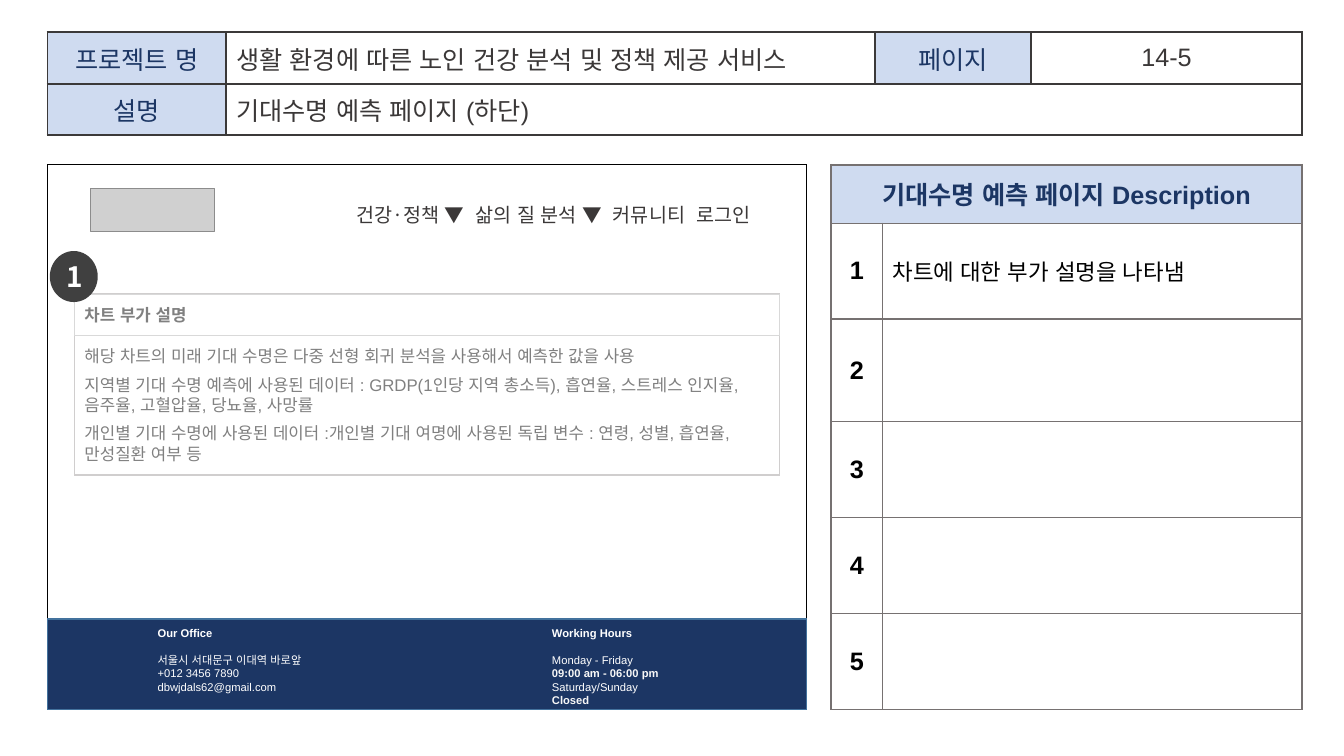
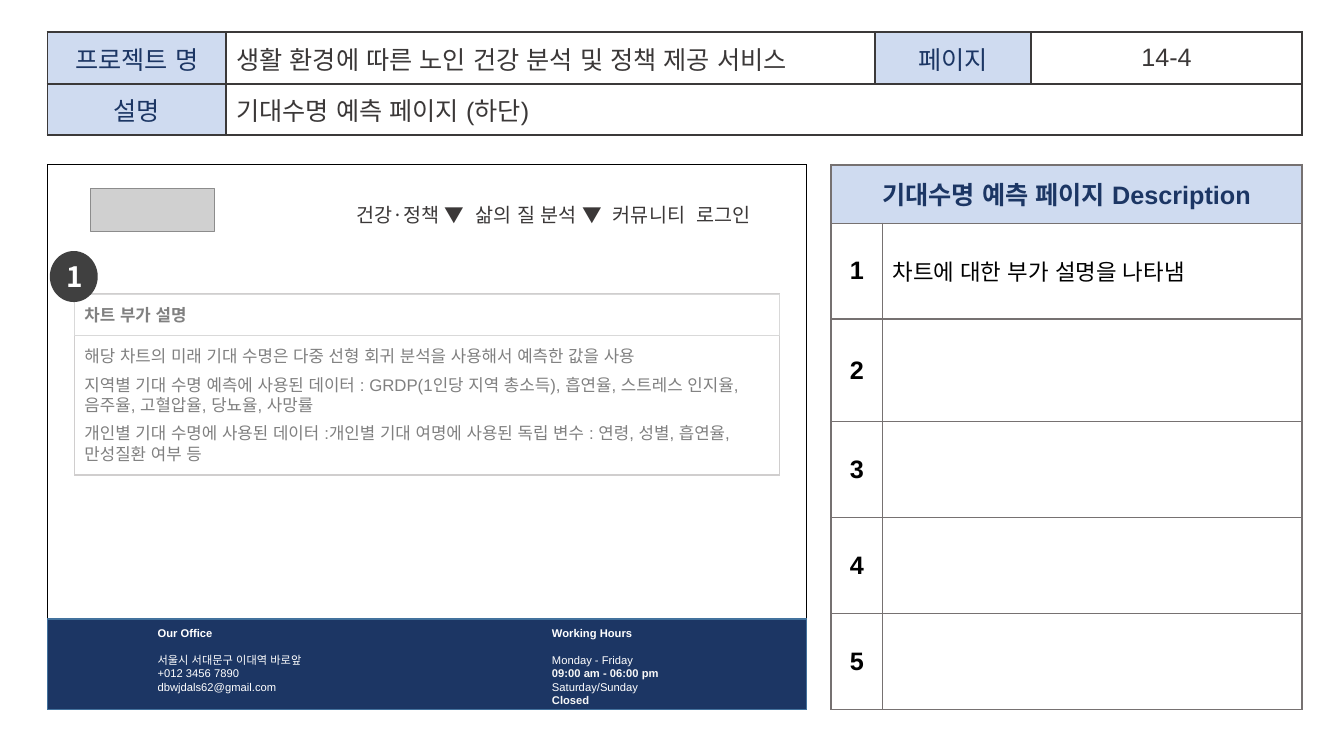
Before and after one commit to p1p2p1/Project_DLT, a slide deck: slide 34 of project_1/4. 화면설계서/2조_화면설계서_V0.7.pptx. Drawn at 1344x756 pixels with LibreOffice and Linux fonts; fonts in the diff are those of the drawing; grey boxes stand for pictures. Boxes give left, top, right and bottom in pixels: in the first picture for what was removed or moved away, otherwise in the second. Text is boxed around its words. In the diff, an @@ line names an element or a change of style, - is before the commit and + after.

```diff
--- a/project_1/4. 화면설계서/2조_화면설계서_V0.7.pptx
+++ b/project_1/4. 화면설계서/2조_화면설계서_V0.7.pptx
@@ table at (x1=47, y1=32, x2=1303, y2=135) @@
-row 1, column 4: 14-5
+row 1, column 4: 14-4
```
Also in this commit, not shown: 15 other slides changed.
